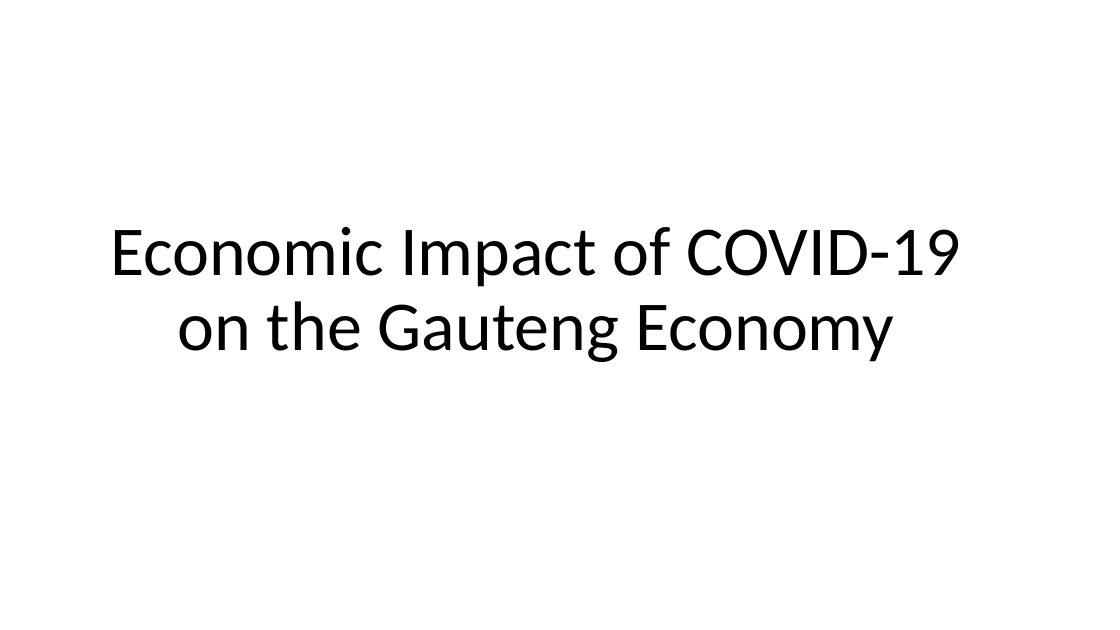
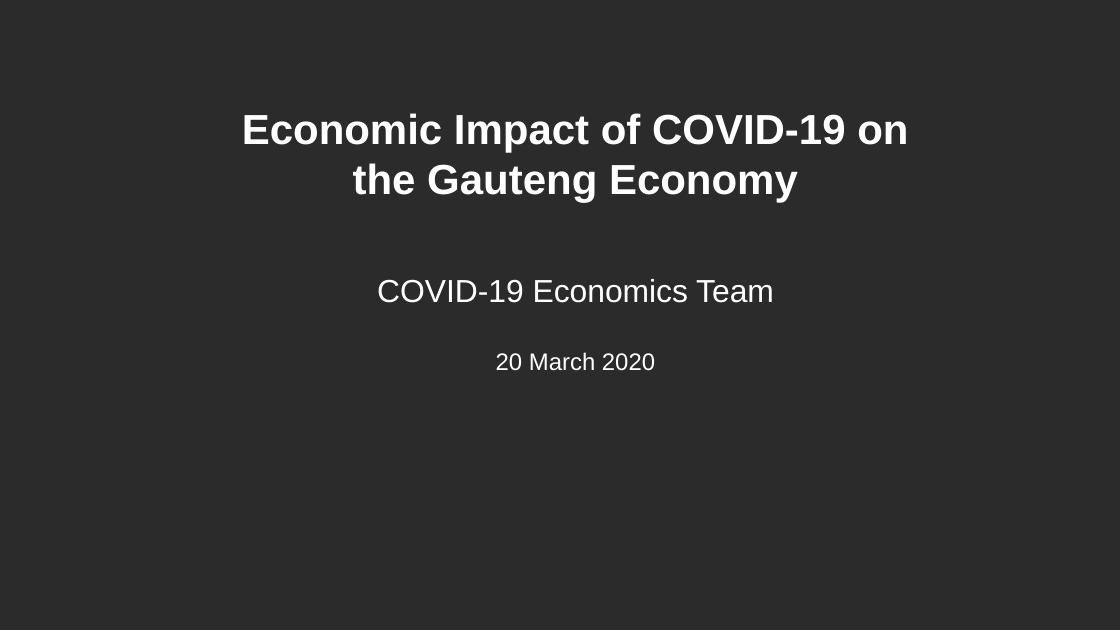
Before and after one commit to xolaniss/COVID_19, a slide deck: slide 1 of COVID-19 Economic Impact.pptx. Drawn at 1120x630 pixels with LibreOffice and Linux fonts; fonts in the diff are those of the drawing; background and template pictures are left out; a plain dark background stands for a picture behind light text. Boxes give left, top, right and bottom in pixels: in the first picture for what was removed or moved away, otherwise in the second. Text is boxed around its words. In the diff, an @@ line names an element or a change of style, - is before the commit and + after.

```diff
--- a/COVID-19 Economic Impact.pptx
+++ b/COVID-19 Economic Impact.pptx
@@ background #FFFFFF to picture (left out) @@
@@ title "Economic Impact of COVID-19 on ...": place and size @@
-title "Economic Impact of COVID-19 on ..." at [110,227,962,362]
+title "Economic Impact of COVID-19 on ..." at [242,113,908,203]
@@ title "Economic Impact of COVID-19 on ..." at [242,113,908,203]: size 60 to 36 pt, font Calibri to Arial, text colour #000000 to #FFFFFF, bold on; line spacing 0.9 to 1; vertical alignment bottom to middle @@
@@ text added at [377,279,774,371], 27.3 pt, text #FFFFFF @@
+COVID-19 Economics Team
+20 March 2020
```
Also in this commit, not shown: 12 other slides changed, 1 slide removed, 1 other file.
